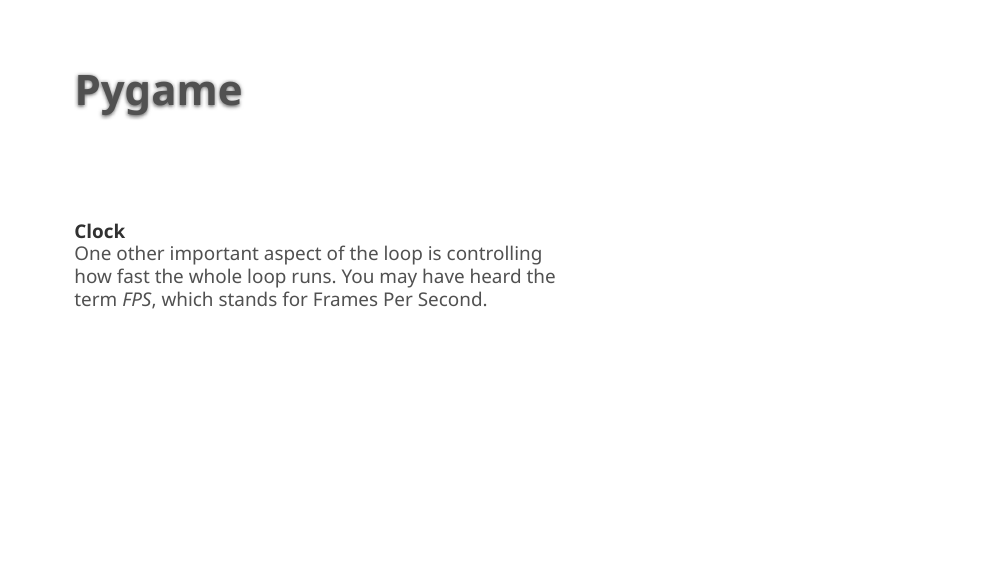
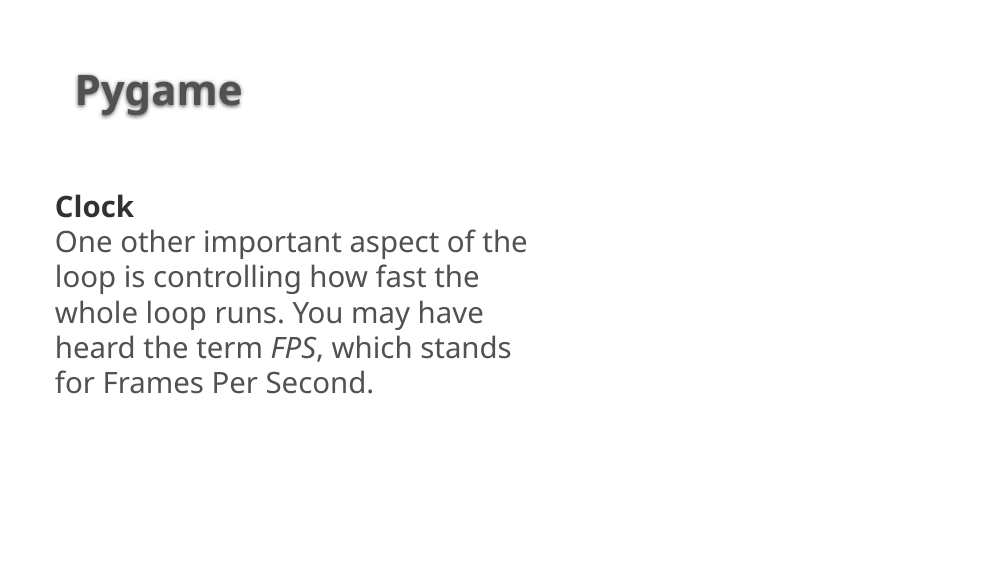
Before and after one commit to bigbrainacademy/python4kids, a slide deck: slide 4 of lec08/lec08_pygame.pptx. Drawn at 1008x567 pixels with LibreOffice and Linux fonts; fonts in the diff are those of the drawing; background and template pictures are left out. Boxes give left, top, right and bottom in pixels: in the first picture for what was removed or moved away, otherwise in the second. Text is boxed around its words. In the diff, an @@ line names an element or a change of style, - is before the commit and + after.

```diff
--- a/lec08/lec08_pygame.pptx
+++ b/lec08/lec08_pygame.pptx
@@ text "Clock": place and size @@
-text "Clock" at (74,223,556,309)
+text "Clock" at (55,194,527,394)
@@ text "Clock" at (55,194,527,394): size 18 to 28 pt @@
```
Also in this commit, not shown: 1 other slide changed, 14 other files.
